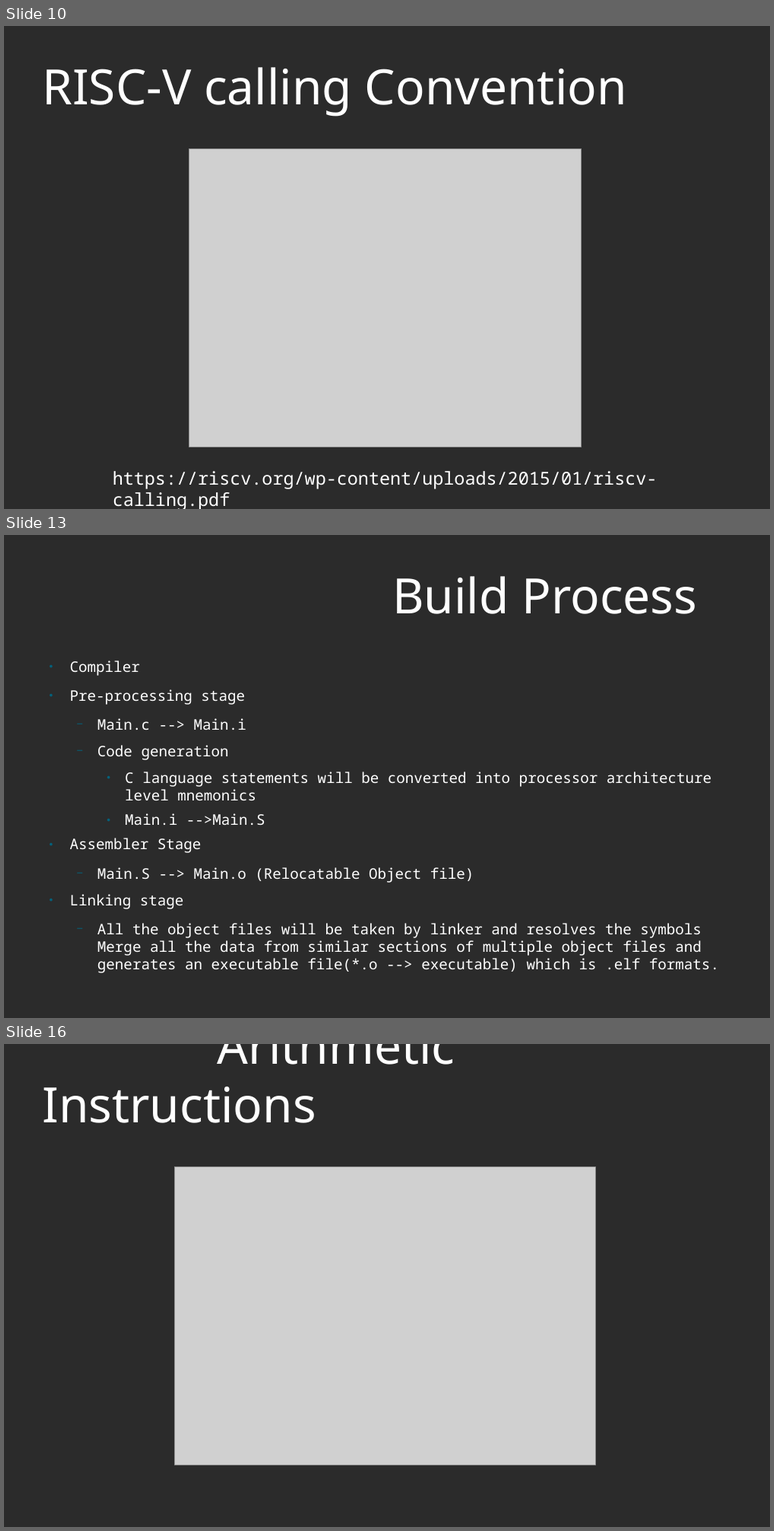
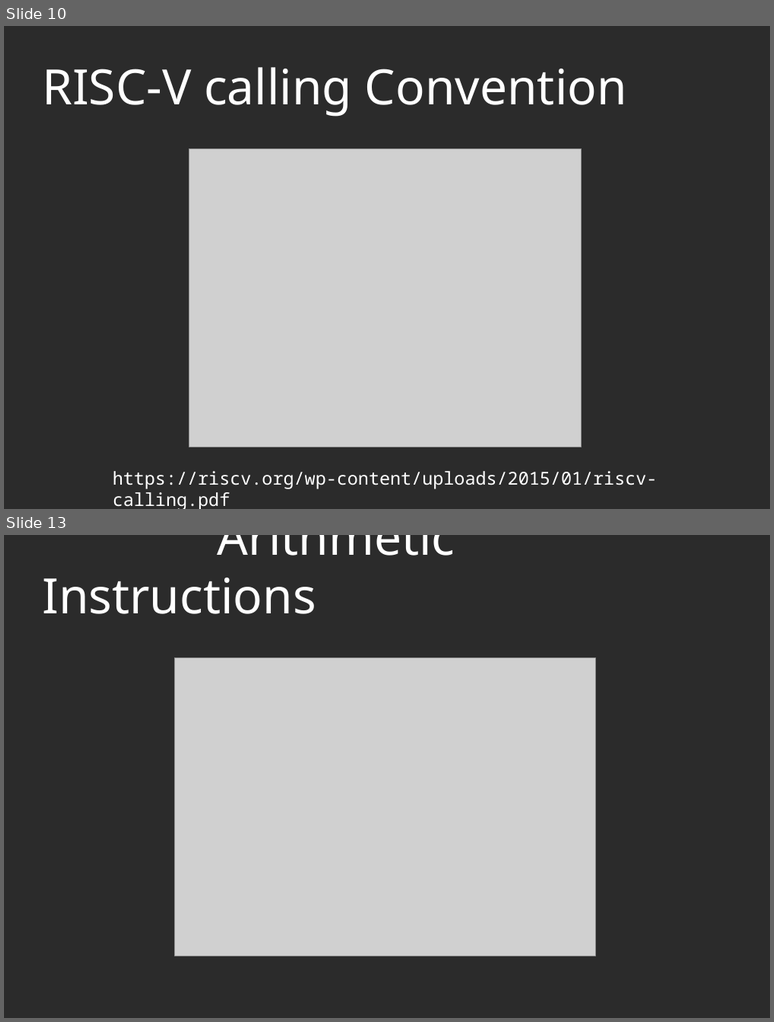
Before and after one commit to murthuja1708/desd_class, a slide deck: RISCV.odp. Shown one above the other, each under a label of ours: slides 10, 13 and 16 before the commit, slides 10 and 13 after it; the slides between them are not shown. The pictures are 774x1531 and 774x1022 pixels, drawn with LibreOffice and Linux fonts; fonts in the diff are those of the drawing; grey boxes stand for pictures; background and template pictures are left out; a plain dark background stands for a picture behind light text. Boxes give left, top, right and bottom in pixels: in the first picture for what was removed or moved away, otherwise in the second. Text is boxed around its words. In the diff, an @@ line names an element or a change of style, - is before the commit and + after.

Commit message:
remove build process slides made few changes

```diff
--- a/RISCV.odp
+++ b/RISCV.odp
@@ slide 13 removed at bbox=[4, 535, 770, 1018], background picture (left out) @@
@@ title removed at bbox=[392, 576, 697, 614] @@
-Build Process
@@ text removed at bbox=[70, 660, 719, 973] @@
-● Compiler
-● Pre-processing stage
-  − Main.c --> Main.i
-  − Code generation
-    ● C language statements will be converted into processor architecture level mnemonics
-    ● Main.i -->Main.S
-● Assembler Stage
-  − Main.S --> Main.o (Relocatable Object file)
-● Linking stage
-  − All the object files will be taken by linker and resolves the symbols Merge all the data from similar sections of multiple object files and generates an executable file(*.o --> executable) which is .elf formats.
@@ what was slide 16 is now slide 13 @@
```
Also in this commit, not shown: 5 slides changed, 2 other slides removed.
